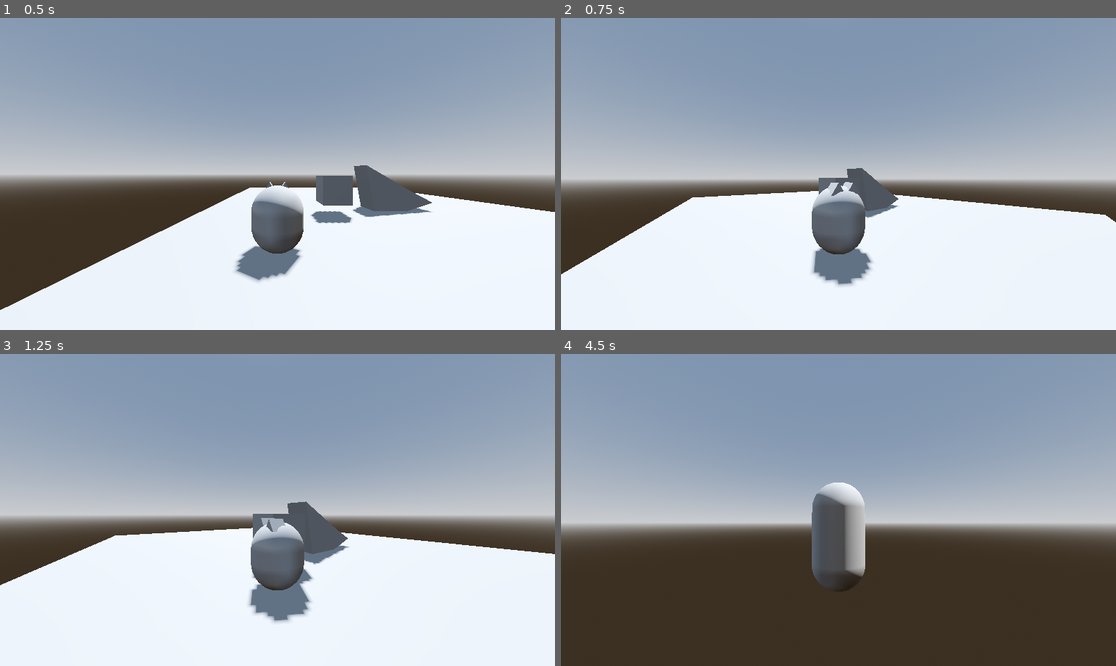
Above: before the commit, frames 1-4 (two rows, left to right).
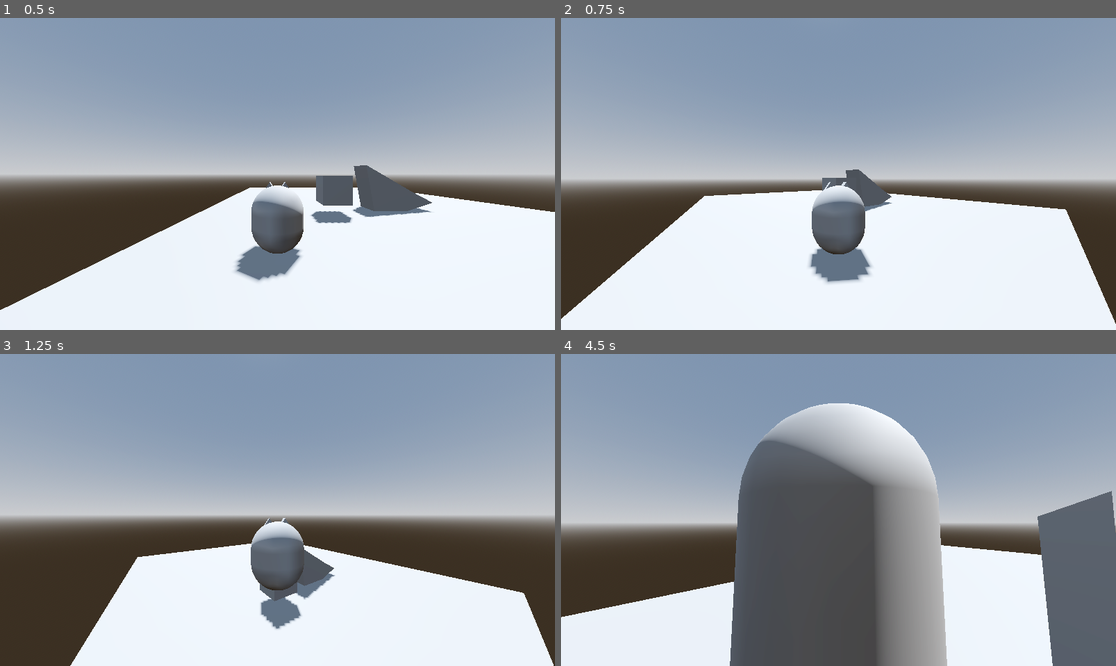
Above: after the commit, the same moments.

Repository: dotdotico/hackathon_25
Game: Godot game, scene res://scenes/levels/test_level.tscn
Two runs of this game, one before a commit and one after it. Both use one fixed random seed, a clock stepped at 60 frames per second and the inputs below.
Inputs (mouse positions are in pixels of both pictures, inside the frame that each line leads up to):
- Up to frame 1 (0.5 s): no input
- Up to frame 2 (0.75 s): tap Enter at 0.5 s; move the mouse to (866, 174) at 0.52 s; hold W (move_forward) from 0.53 s (still down); tap Shift (action_sprint) at 0.6 s; click (866, 174) at 0.67 s
- Up to frame 3 (1.25 s): keep holding W (move_forward); tap Space (action_jump) at 0.77 s
- Up to frame 4 (4.5 s): keep holding W (move_forward); move the mouse to (810, 510) at 1.27 s; tap C (action_crouch) at 1.35 s; tap Space (action_jump) at 1.52, 3.02, 3.77 s; tap Shift (action_sprint) at 1.55, 2.3, 3.05, 3.8, 4.35 s; move the mouse to (849, 503) at 2.02 s; tap Q (action_dash) at 2.1 s; move the mouse to (832, 516) at 2.77 s; tap R (action_form_swap) at 2.85 s; click (832, 516) at 2.92 s; move the mouse to (877, 513) at 3.52 s; tap E (action_interact) at 3.6 s; move the mouse to (794, 506) at 4.27 s

Frame 1 is identical in both runs. In frame 2, 4.4% of the frame differs, in the area x 0-100%, y 48-98%; in frame 3, 15%; in frame 4, 46%, in the area x 0-100%, y 15-100%.
Error after the commit: Invalid access to property or key 'kitsune_move_speed' on a base object of type 'Node3D (human.gd)'. (res://scripts/character.gd:142)

Commit message:
I dont know making a state machine was worth it, complexity is too high, but committing anyway

Diff:
--- a/scenes/player.tscn
+++ b/scenes/player.tscn
@@ -1,10 +1,13 @@
-[gd_scene load_steps=11 format=3 uid="uid://tbhrrj3nihxl"]
+[gd_scene load_steps=14 format=3 uid="uid://tbhrrj3nihxl"]
 
 [ext_resource type="Script" uid="uid://c4drvv47awrj0" path="res://scripts/character.gd" id="1_g2els"]
 [ext_resource type="Script" uid="uid://4rau8u2274ol" path="res://scripts/input_handler.gd" id="2_g2els"]
 [ext_resource type="Script" uid="uid://bav3sxpcv1ott" path="res://scripts/state_machine.gd" id="2_qhqgy"]
+[ext_resource type="Script" uid="uid://c10trtjcqrrl5" path="res://scripts/states/IdleState.gd" id="3_tuyoq"]
 [ext_resource type="Script" uid="uid://bpbouw2s5yiq5" path="res://scripts/kitsune.gd" id="4_dqkch"]
+[ext_resource type="Script" uid="uid://ce74eo32vvbgb" path="res://scripts/states/JumpingState.gd" id="4_fjrip"]
 [ext_resource type="Script" uid="uid://dgwvt61msxw4g" path="res://scripts/human.gd" id="5_qlg0r"]
+[ext_resource type="Script" uid="uid://cy8bt5yaela0k" path="res://scripts/states/WalkingState.gd" id="5_smehm"]
 
 [sub_resource type="CapsuleShape3D" id="CapsuleShape3D_qlg0r"]
 height = 1.25
@@ -24,6 +27,18 @@
 [node name="StateMachine" type="Node" parent="."]
 script = ExtResource("2_qhqgy")
 
+[node name="IdleState" type="Node" parent="StateMachine"]
+script = ExtResource("3_tuyoq")
+metadata/_custom_type_script = "uid://c10trtjcqrrl5"
+
+[node name="JumpingState" type="Node" parent="StateMachine"]
+script = ExtResource("4_fjrip")
+metadata/_custom_type_script = "uid://ce74eo32vvbgb"
+
+[node name="WalkingState" type="Node" parent="StateMachine"]
+script = ExtResource("5_smehm")
+metadata/_custom_type_script = "uid://cy8bt5yaela0k"
+
 [node name="InputHandler" type="Node" parent="."]
 script = ExtResource("2_g2els")
 
@@ -38,8 +53,6 @@
 
 [node name="Kitsune" type="Node3D" parent="."]
 script = ExtResource("4_dqkch")
-kitsune_move_speed = 2.0
-kitsune_jump_height = 2.0
 
 [node name="KitsuneVisuals" type="Node3D" parent="Kitsune"]
 
--- a/scripts/character.gd
+++ b/scripts/character.gd
@@ -1,14 +1,15 @@
 extends CharacterBody3D
+class_name Character
 
 # Exported variables for tuning movement
 @export var mouse_look_sensitivity:float = 0.01
 @export var gamepad_look_sensitivity:float = 5
 @export var sprint_multiplier:float = 2.0
 @export var crouch_multiplier:float = 0.5
-@export var acceleration:float = 10.0 # Increased
-@export var deceleration:float = 15.0 # Increased
+@export var acceleration:float = 10.0
+@export var deceleration:float = 15.0
 @export var air_deceleration:float = 3.0
-@export var rotation_speed:float = 5.0 #used by children
+@export var rotation_speed:float = 8.0 #used by children
 
 # onready vars, node references
 @onready var input_handler: Node = $InputHandler
@@ -22,19 +23,20 @@
 
 # internal vars
 var gravity: float = ProjectSettings.get_setting("physics/3d/default_gravity")
+var gravity_scale := 1.0
 var target_velocity := Vector3.ZERO
-var dash_direction := Vector3.ZERO
+var move_speed := 1.0
+#var dash_direction := Vector3.ZERO
 var has_movement_input := false
+var intended_direction := Vector3.ZERO
 
 # declare callable funcs
-var current_move_func: Callable
 var current_jump_func: Callable
 var current_attack_func: Callable
 var current_dash_func: Callable
 var current_sprint_func: Callable
 var current_crouch_func: Callable
-var current_action1_func: Callable
-var current_action2_func: Callable
+var current_interact_func: Callable
 
 # declare changeable node refs
 var visuals: Node3D
@@ -46,24 +48,20 @@
 
 func set_form_functions() -> void:
 	if state_machine.current_form == state_machine.Form.HUMAN:
-		current_move_func = human.human_move
 		current_jump_func = human.human_jump
 		current_attack_func = human.human_attack
 		current_dash_func = human.human_dash
 		current_sprint_func = human.human_sprint
 		current_crouch_func = human.human_crouch
-		current_action1_func = human.human_action1
-		current_action2_func = human.human_action2
+		current_interact_func = human.human_interact
 		visuals = human.get_node("HumanVisuals")
 	elif state_machine.current_form == state_machine.Form.KITSUNE:
-		current_move_func = kitsune.kitsune_move
 		current_jump_func = kitsune.kitsune_jump
 		current_attack_func = kitsune.kitsune_attack
 		current_dash_func = kitsune.kitsune_dash
 		current_sprint_func = kitsune.kitsune_sprint
 		current_crouch_func = kitsune.kitsune_crouch
-		current_action1_func = kitsune.kitsune_action1
-		current_action2_func = kitsune.kitsune_action2
+		current_interact_func = kitsune.kitsune_interact
 		visuals = kitsune.get_node("KitsuneVisuals")
 
 func swap_collider():
@@ -71,18 +69,12 @@
 	kitsune_collider.disabled = human.visible
 
 func _physics_process(delta: float) -> void:
-	var current_gravity = gravity
-	if not is_on_floor():
-		velocity.y -= current_gravity * delta
-
+	apply_gravity(delta)
 	var deceleration_value = deceleration if is_on_floor() else air_deceleration
 	velocity.x = lerp(velocity.x, target_velocity.x, (acceleration if has_movement_input else deceleration_value) * delta)
 	velocity.z = lerp(velocity.z, target_velocity.z, (acceleration if has_movement_input else deceleration_value) * delta)
-
 	move_and_slide()
-
-	# end of movement input for this frame
-	has_movement_input = false
+	has_movement_input = false # stop processing input for this frame
 
 func on_camera_rotate(amount:Vector2, delta:float) -> void:
 	var sens = mouse_look_sensitivity
@@ -93,9 +85,32 @@
 	camera_pivot_pitch.rotate_x(amount.y * sens * delta)
 	camera_pivot_pitch.rotation.x = clamp(camera_pivot_pitch.rotation.x, deg_to_rad(-80), deg_to_rad(80))
 
-func set_intended_direction(move_direction: Vector3) -> void:
-	current_move_func.call(move_direction)
-	has_movement_input = true
+func set_intended_direction(direction: Vector3) -> void:
+	intended_direction = direction
+	has_movement_input = true # we have move input here
+
+func get_intended_direction() -> Vector3:
+	return intended_direction
+
+func character_move(move_direction: Vector3, delta: float) -> void:
+	if move_direction:
+		var camera_forward: Vector3 = camera_pivot_pitch.global_transform.basis.z * -1
+		camera_forward.y = 0
+		camera_forward = camera_forward.normalized()
+		var camera_right: Vector3 = camera_pivot_pitch.global_transform.basis.x
+		camera_right.y = 0
+		camera_right = camera_right.normalized()
+		var relative_movement_direction: Vector3 = camera_forward * move_direction.z + camera_right * move_direction.x
+		relative_movement_direction.y = 0
+		relative_movement_direction = relative_movement_direction
+
+		if relative_movement_direction != Vector3.ZERO:
+			var target_rotation: float = -atan2(relative_movement_direction.z, relative_movement_direction.x)
+			target_rotation -= PI / 2.0
+			visuals.rotation.y = lerp_angle(visuals.rotation.y, target_rotation, rotation_speed*delta)
+		var target_movedir: Vector3 = relative_movement_direction * move_speed
+		target_velocity.x = target_movedir.x
+		target_velocity.z = target_movedir.z
 
 func jump() -> void:
 	current_jump_func.call()
@@ -112,19 +127,25 @@
 func attack() -> void:
 	current_attack_func.call()
 
-func action1() -> void:
-	current_action1_func.call()
+func interact() -> void:
+	current_interact_func.call()
 
-func action2() -> void:
-	current_action2_func.call()
-
-func swap_form(new_form):
+func swap_form(new_form:StateMachine.Form):
 	# We already swapped the form in the state machine, now what does the character do with that?
 	if new_form == state_machine.Form.KITSUNE:
 		kitsune.visible = true
 		human.visible = false
+		move_speed = kitsune.kitsune_move_speed
 	else:
 		human.visible = true
 		kitsune.visible = false
+		move_speed = human.kitsune_move_speed
 	set_form_functions()
 	swap_collider()
+
+func set_gravity_scale(multiplier:float):
+	gravity_scale = multiplier
+
+func apply_gravity(delta:float):
+	if not is_on_floor():
+		velocity.y -= gravity * gravity_scale * delta
--- a/scripts/human.gd
+++ b/scripts/human.gd
@@ -2,30 +2,11 @@
 
 @onready var character: CharacterBody3D = get_parent()
 
-@export var human_move_speed: float = 5.0
-@export var human_jump_height: float = 12.0
+@export var human_move_speed: float = 1.5
+@export var human_jump_height: float = 2.0
 
 # internal vars
 var gravity: float = ProjectSettings.get_setting("physics/3d/default_gravity")
-
-func human_move(move_direction: Vector3):
-	var camera_forward: Vector3 = character.camera_pivot_pitch.global_transform.basis.z * -1
-	camera_forward.y = 0
-	camera_forward = camera_forward.normalized()
-	var camera_right: Vector3 = character.camera_pivot_pitch.global_transform.basis.x
-	camera_right.y = 0
-	camera_right = camera_right.normalized()
-	var relative_movement_direction: Vector3 = camera_forward * move_direction.z + camera_right * move_direction.x
-	relative_movement_direction.y = 0
-	relative_movement_direction = relative_movement_direction
-
-	if relative_movement_direction != Vector3.ZERO:
-		var target_rotation: float = -atan2(relative_movement_direction.z, relative_movement_direction.x)
-		target_rotation -= PI / 2.0
-		character.visuals.rotation.y = lerp_angle(character.visuals.rotation.y, target_rotation, character.rotation_speed)
-
-	var movedir: Vector3 = relative_movement_direction * human_move_speed
-	character.velocity += movedir
 
 func human_jump():
 	character.velocity.y = sqrt(2 * gravity * human_jump_height)
@@ -42,8 +23,5 @@
 func human_crouch():
 	print("Human crouch")
 
-func human_action1():
-	print("Human action1")
-
-func human_action2():
-	print("Human action2")
+func human_interact():
+	print("Human interact")
--- a/scripts/kitsune.gd
+++ b/scripts/kitsune.gd
@@ -2,30 +2,11 @@
 
 @onready var character: CharacterBody3D = get_parent()
 
-@export var kitsune_move_speed: float = 10.0
-@export var kitsune_jump_height: float = 8.0
+@export var kitsune_move_speed: float = 2.0
+@export var kitsune_jump_height: float = 2.0
 
 # internal vars
 var gravity: float = ProjectSettings.get_setting("physics/3d/default_gravity")
-
-func kitsune_move(move_direction: Vector3):
-	var camera_forward: Vector3 = character.camera_pivot_pitch.global_transform.basis.z * -1
-	camera_forward.y = 0
-	camera_forward = camera_forward.normalized()
-	var camera_right: Vector3 = character.camera_pivot_pitch.global_transform.basis.x
-	camera_right.y = 0
-	camera_right = camera_right.normalized()
-	var relative_movement_direction: Vector3 = camera_forward * move_direction.z + camera_right * move_direction.x
-	relative_movement_direction.y = 0
-	relative_movement_direction = relative_movement_direction.normalized()
-
-	if relative_movement_direction != Vector3.ZERO:
-		var target_rotation: float = -atan2(relative_movement_direction.z, relative_movement_direction.x)
-		target_rotation -= PI / 2.0
-		character.visuals.rotation.y = lerp_angle(character.visuals.rotation.y, target_rotation, character.rotation_speed )
-
-	var movedir: Vector3 = relative_movement_direction * kitsune_move_speed
-	character.velocity += movedir
 
 func kitsune_jump():
 	character.velocity.y = sqrt(2 * gravity * kitsune_jump_height)
@@ -42,8 +23,5 @@
 func kitsune_crouch():
 	print("Kitsune crouch")
 
-func kitsune_action1():
-	print("Kitsune action1")
-
-func kitsune_action2():
-	print("Kitsune action2")
+func kitsune_interact():
+	print("Kitsune interact")
--- a/scripts/state_machine.gd
+++ b/scripts/state_machine.gd
@@ -6,20 +6,21 @@
 
 # export vars
 @export var current_form: Form = Form.KITSUNE
-@export var initial_state_key: StringName = &"Idle"
+@export var initial_state_key: StringName = &"IdleState"
 
 # onready vars
-@onready var character: CharacterBody3D = get_parent() #state machine should be a child of the char
+@onready var character: Character = get_parent() #state machine should be a child of the char
 @onready var input_handler: InputHandler = character.get_node("InputHandler")
 
 # internal vars
-var states: Dictionary #dict of all states
+var states: Dictionary = {} #dict of all states
 var current_state: State
 
 # useful bools for all states to change
 var can_jump := true
 var can_dash := true
 var can_sprint := true
+var can_swap := true
 
 func _ready() -> void:
 	# Find child states
@@ -40,18 +41,15 @@
 		current_state = states[initial_state_key]
 		print("Entering init State: ", current_state.name)
 		current_state.enter()
-	elif not states.is_empty():
-		printerr("Initial state not found. Falling back to first state.")
-		states[0].enter() #fallback idk if it works
-	else:
+	elif states.is_empty():
 		printerr("No states found.")
 
 	# Connect signals from InputHandler
-	var input_handler = character.get_node("InputHandler")
 	input_handler.move.connect(_on_move)
 	input_handler.action_jump.connect(_on_jump)
 	input_handler.action_attack.connect(_on_attack)
 	input_handler.action_interact.connect(_on_interact)
+	input_handler.action_sprint.connect(_on_sprint)
 	input_handler.action_dash.connect(_on_dash)
 	input_handler.action_form_swap.connect(_on_form_swap)
 	input_handler.rotate_camera.connect(_on_camera_rotate)
@@ -62,7 +60,7 @@
 		current_state.physics_update(delta)
 
 	#DEBUG
-	print("Current State: ", current_state.name if current_state else "None")
+	#print("Current State: ", current_state.name if current_state else "None")
 
 func transition_to(target_state_key: StringName) -> void:
 	# Handled by children so this is error handling
@@ -90,41 +88,44 @@
 	########## AI GENERATED (BUT EDITED) CODE ABOVE ############
 
 func _on_move(direction: Vector3) -> void:
-	# Attempt to move
+	# update our desired direction, but the other states
+	# will move the character on physics tick for us
+	# if we are allowed to
 	character.set_intended_direction(direction)
 
 func _on_jump() -> void:
 	# Attempt to jump
-	if not can_jump:
+	if can_jump:
 		#inside the state is character.jump() and setting the bools
-		transition_to(&"Jumping")
+		transition_to(&"JumpingState")
 	else:
 		print("Can't jump.")
 
 func _on_dash() -> void:
 	# attempt to dash
 	if can_dash:
-		transition_to(&"Dashing")
+		transition_to(&"DashingState")
 	else:
 		print("Can't dash.")
 
 func _on_attack() -> void:
-	transition_to(&"Attacking")
+	transition_to(&"AttackingState")
 
 func _on_sprint() -> void:
-	transition_to(&"Sprinting")
+	transition_to(&"SprintingState")
 
 func _on_interact() -> void:
-	transition_to(&"Interacting")
+	transition_to(&"InteractingState")
 
 func _on_form_swap() -> void:
-	if current_form == Form.HUMAN:
-		current_form = Form.KITSUNE
-	else:
-		current_form = Form.HUMAN
-	character.swap_form(current_form) # Call function on CharacterBody3D and to set new form.
-	transition_to(&"Swapping")
-	print("Form swapped to: ", Form.keys()[current_form])
+	if can_swap:
+		if current_form == Form.HUMAN:
+			current_form = Form.KITSUNE
+		else:
+			current_form = Form.HUMAN
+		character.swap_form(current_form) # Call function on CharacterBody3D and to set new form.
+		transition_to(&"SwappingState")
+		print("Form swapped to: ", Form.keys()[current_form])
 
 func _on_camera_rotate(amount,delta) -> void:
 	#debug
--- /dev/null
+++ b/scripts/states/IdleState.gd
@@ -0,0 +1,23 @@
+# IdleState.gd
+extends State
+class_name IdleState
+
+func enter() -> void:
+	print("Idle: Enter")
+	state_machine.can_jump = true
+	state_machine.can_dash = true
+	pass
+
+func physics_update(delta: float) -> void:
+	# 1. Fall Check
+	if not character.is_on_floor():
+		transition_to(&"FallingState")
+		return # Exit early
+
+	# 2. Want to move check
+	if character.intended_direction.length() >= 0.001:
+		transition_to(&"WalkingState") # Transition to idle if no movement
+
+func exit() -> void:
+	print("Idle: Exit")
+	pass
--- /dev/null
+++ b/scripts/states/JumpingState.gd
@@ -0,0 +1,16 @@
+# JumpingState.gd
+extends State
+class_name JumpingState
+
+# basic functions
+func enter() -> void:
+	character.jump()
+	state_machine.can_jump = false
+	# other junk
+
+func physics_update(delta: float) -> void:
+	if character.is_on_floor():
+		transition_to(&"IdleState")
+
+func exit() -> void:
+	pass
--- /dev/null
+++ b/scripts/states/WalkingState.gd
@@ -0,0 +1,14 @@
+extends State
+class_name WalkingState
+
+func enter() -> void:
+	print("Entering WalkingState")
+
+func physics_update(delta:float) -> void:
+	if character.intended_direction.length() <= 0.001:
+		transition_to(&"IdleState") # Transition to idle if no movement
+	else:
+		character.character_move(character.intended_direction, delta)
+
+func exit() -> void:
+	pass
--- a/scripts/states/state.gd
+++ b/scripts/states/state.gd
@@ -10,13 +10,13 @@
 func enter() -> void:
 	pass
 
-func exit() -> void:
+func handle_input(event: InputEvent) -> void:
 	pass
 
-func handle_input(_event: InputEvent) -> void:
+func physics_update(delta: float) -> void:
 	pass
 
-func physics_update(_delta: float) -> void:
+func exit() -> void:
 	pass
 
 func transition_to(target_state_key: StringName) -> void:
Not shown, added: scripts/states/IdleState.gd.uid
Not shown, added: scripts/states/JumpingState.gd.uid
Not shown, added: scripts/states/WalkingState.gd.uid
